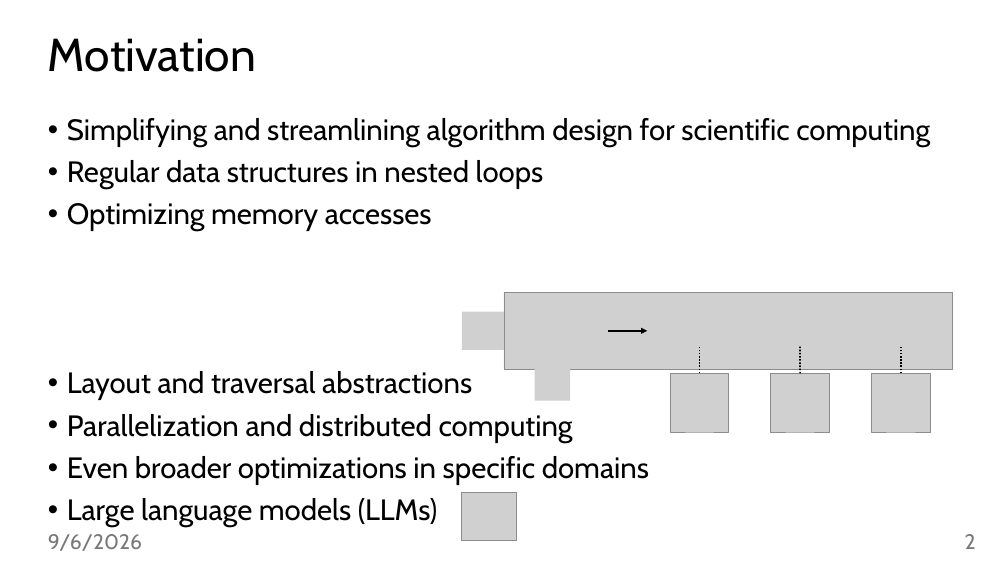
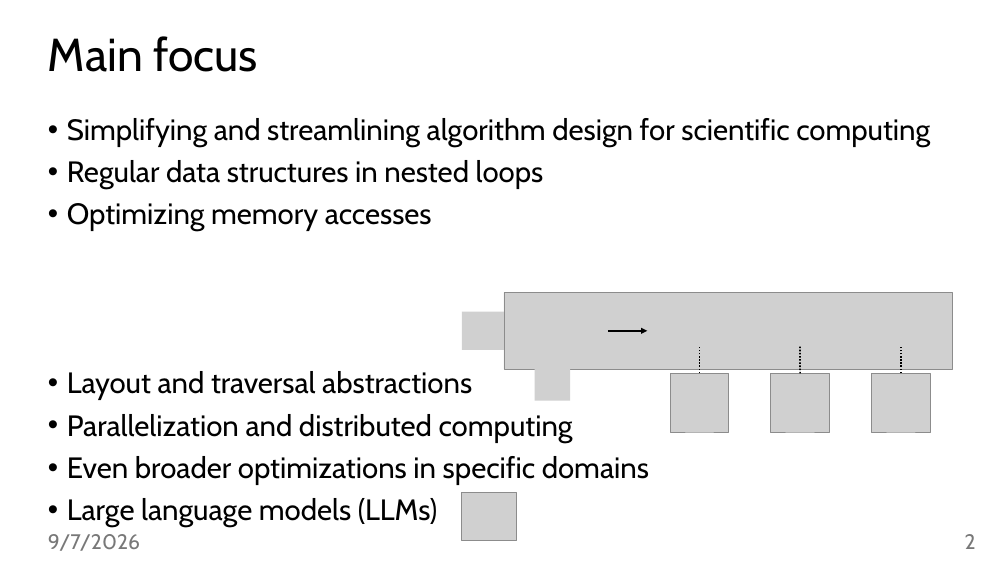
Before and after one commit to jiriklepl/phd-thesis, a slide deck: slide 2 of defense/Optimizing Memory Layouts and Traversal Orders in High-Performance Computing.pptx. Drawn at 1008x567 pixels with LibreOffice and Linux fonts; fonts in the diff are those of the drawing; grey boxes stand for pictures; background and template pictures are left out. Boxes give left, top, right and bottom in pixels: in the first picture for what was removed or moved away, otherwise in the second. Text is boxed around its words. In the diff, an @@ line names an element or a change of style, - is before the commit and + after.

```diff
--- a/defense/Optimizing Memory Layouts and Traversal Orders in High-Performance Computing.pptx
+++ b/defense/Optimizing Memory Layouts and Traversal Orders in High-Performance Computing.pptx
@@ title at (48, 36, 258, 72): text changed @@
-Motivation
+Main focus
@@ text at (48, 534, 140, 551): text changed @@
-9/6/2026
+9/7/2026
```
Also in this commit, not shown: 45 other slides changed, 1 other file.
